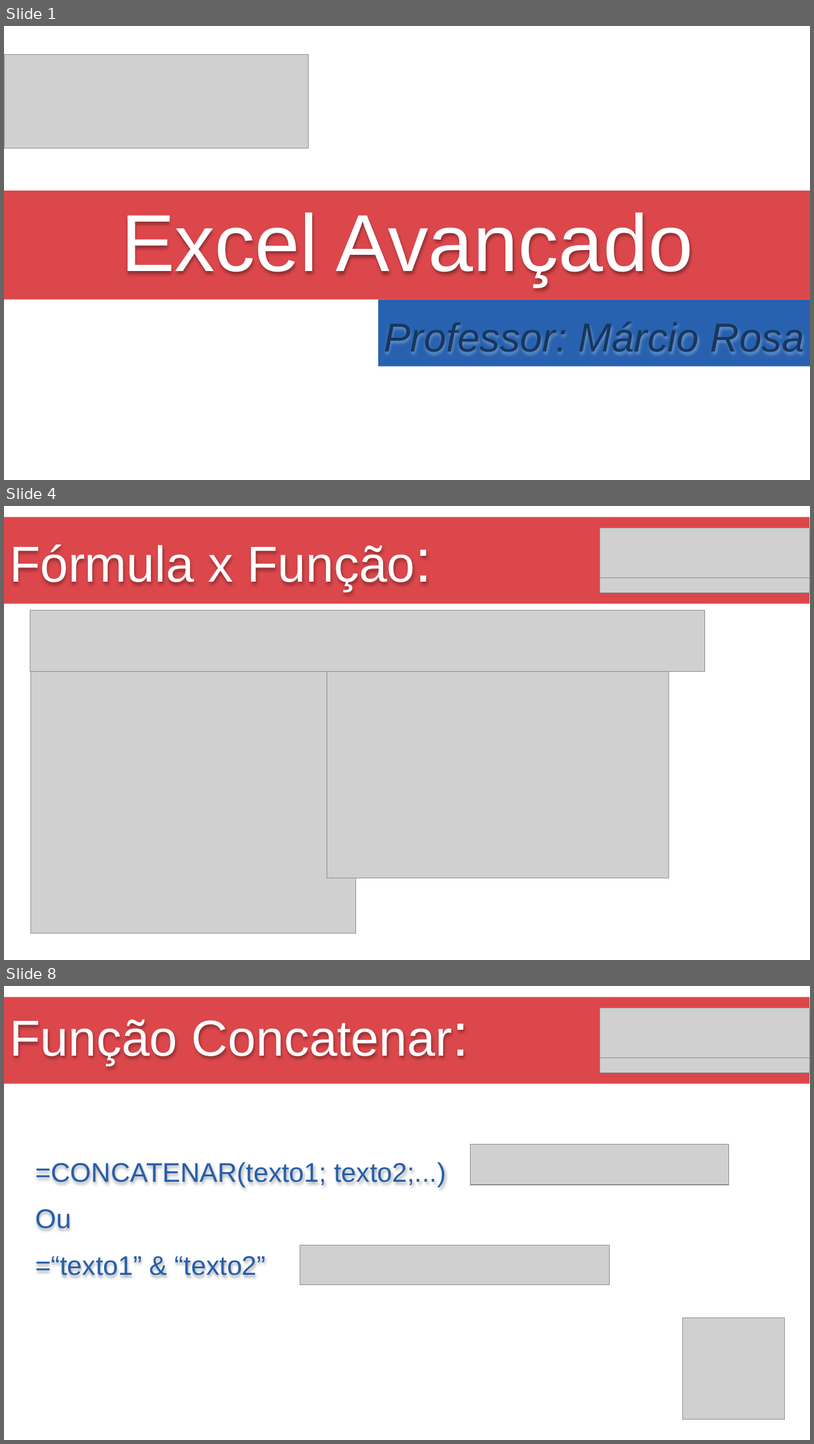
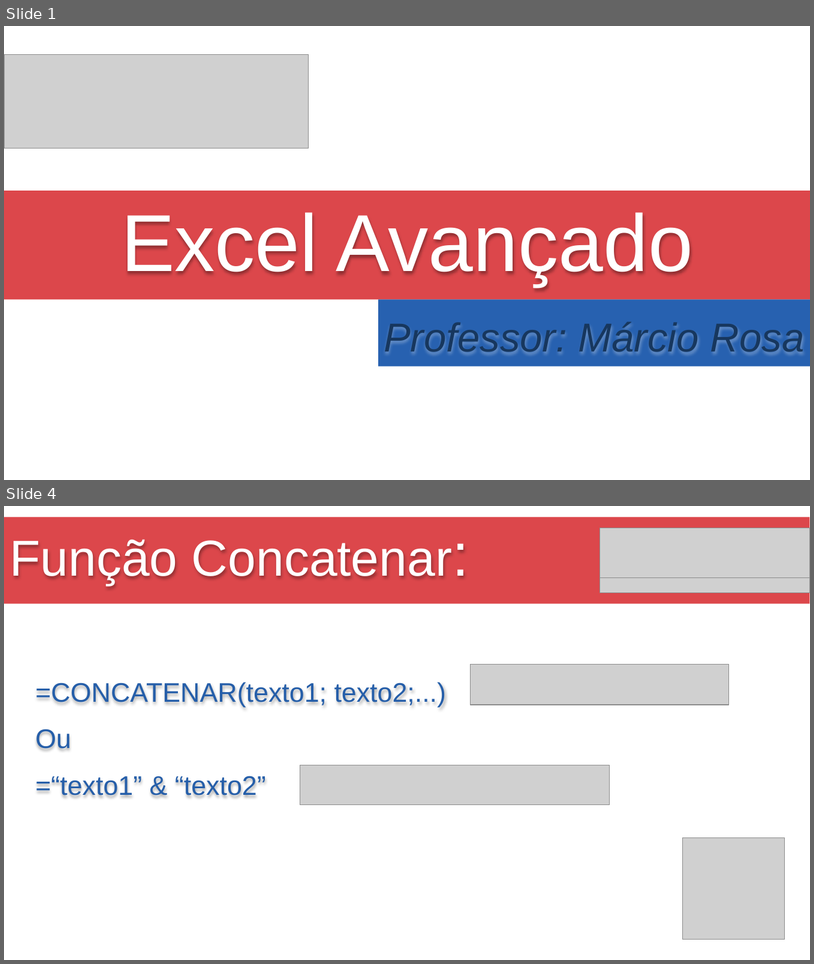
Before and after one commit to Marcsuper/TeachX, a slide deck: Turma 462 - Outubro 2017/Aula 2/Aula de Excel 2.pptx. Shown one above the other, each under a label of ours: slides 1, 4 and 8 before the commit, slides 1 and 4 after it; the slides between them are not shown. The pictures are 814x1444 and 814x964 pixels, drawn with LibreOffice and Linux fonts; fonts in the diff are those of the drawing; grey boxes stand for pictures. Boxes give left, top, right and bottom in pixels: in the first picture for what was removed or moved away, otherwise in the second. Text is boxed around its words. In the diff, an @@ line names an element or a change of style, - is before the commit and + after.

```diff
--- a/Turma 462 - Outubro 2017/Aula 2/Aula de Excel 2.pptx
+++ b/Turma 462 - Outubro 2017/Aula 2/Aula de Excel 2.pptx
@@ slide 4 removed at (x1=4, y1=506, x2=810, y2=960), background #FFFFFF @@
@@ rectangle removed at (x1=4, y1=517, x2=810, y2=603) @@
@@ picture removed at (x1=600, y1=528, x2=810, y2=577) @@
@@ title removed at (x1=9, y1=544, x2=416, y2=591) @@
-Fórmula x Função:
@@ picture removed at (x1=600, y1=578, x2=810, y2=593) @@
@@ picture removed at (x1=30, y1=610, x2=705, y2=671) @@
@@ picture removed at (x1=30, y1=666, x2=356, y2=933) @@
@@ picture removed at (x1=327, y1=669, x2=669, y2=877) @@
@@ what was slide 8 is now slide 4 @@
```
Also in this commit, not shown: 2 slides changed, 1 slide added, 3 other slides removed, 10 other files.
